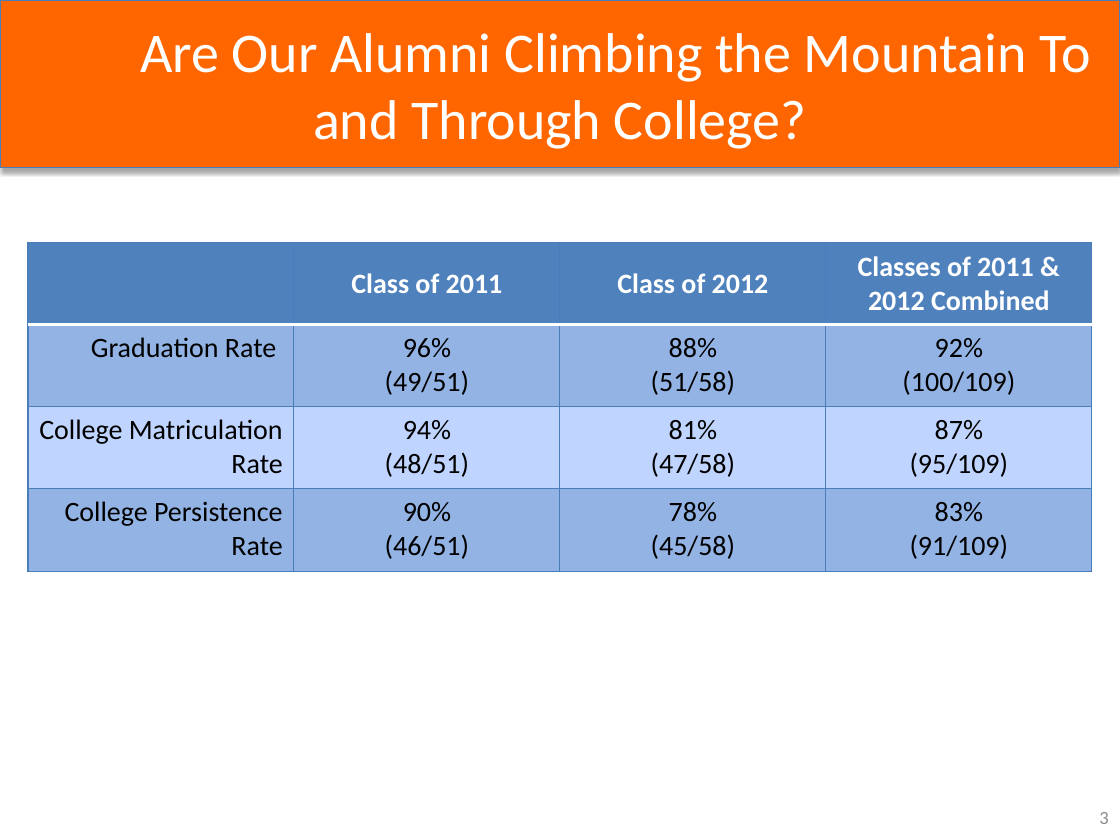
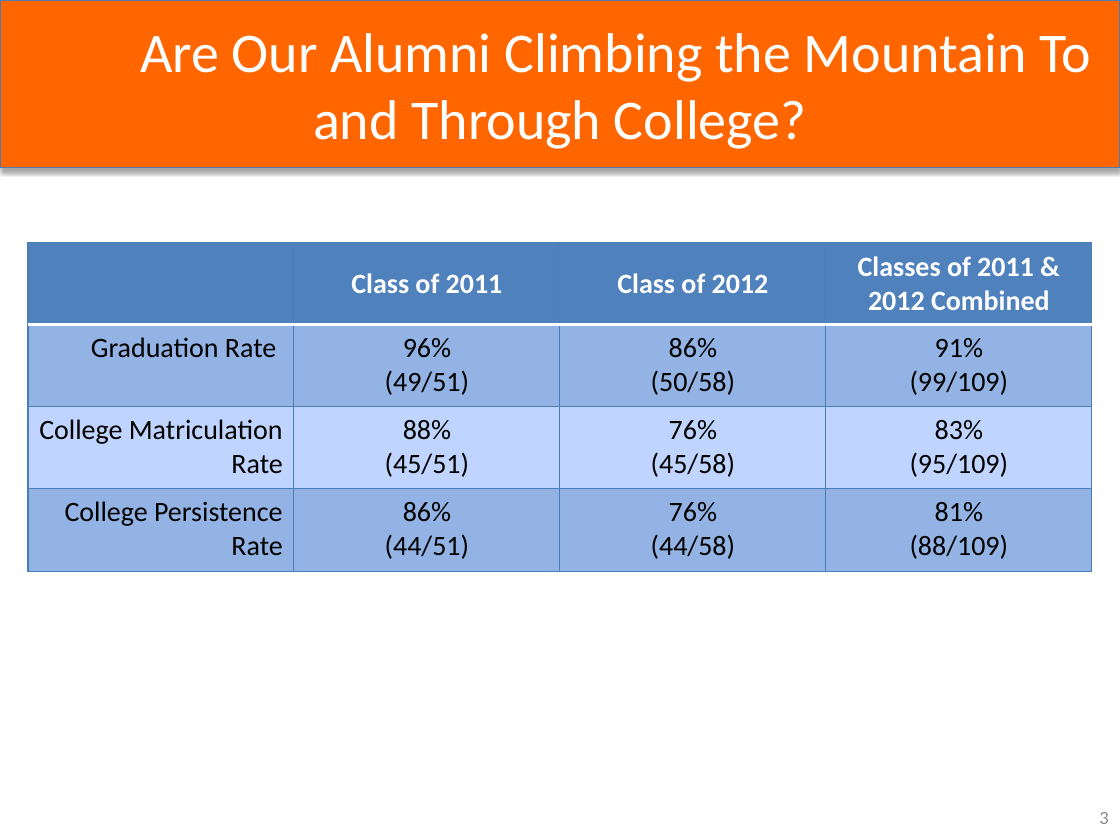
Before and after one commit to kippchicago/Data_Analysis, a slide deck: slide 4 of Dashboards/KIPP Chicago Dashboard Charts 121115.pptx. Drawn at 1120x840 pixels with LibreOffice and Linux fonts; fonts in the diff are those of the drawing. Boxes give left, top, right and bottom in pixels: in the first picture for what was removed or moved away, otherwise in the second. Text is boxed around its words. In the diff, an @@ line names an element or a change of style, - is before the commit and + after.

```diff
--- a/Dashboards/KIPP Chicago Dashboard Charts 121115.pptx
+++ b/Dashboards/KIPP Chicago Dashboard Charts 121115.pptx
@@ table at (x1=28, y1=243, x2=1094, y2=571) @@
-row 2, column 3: 88% / (51/58)
+row 2, column 3: 86% / (50/58)
-row 2, column 4: 92% / (100/109)
+row 2, column 4: 91% / (99/109)
-row 3: College Matriculation Rate | 94% / (48/51) | 81% / (47/58) | 87% / (95/109)
+row 3: College Matriculation Rate | 88% / (45/51) | 76% / (45/58) | 83% / (95/109)
-row 4: College Persistence Rate | 90% / (46/51) | 78% / (45/58) | 83% / (91/109)
+row 4: College Persistence Rate | 86% / (44/51) | 76% / (44/58) | 81% / (88/109)
```
Also in this commit, not shown: 8 other files.
